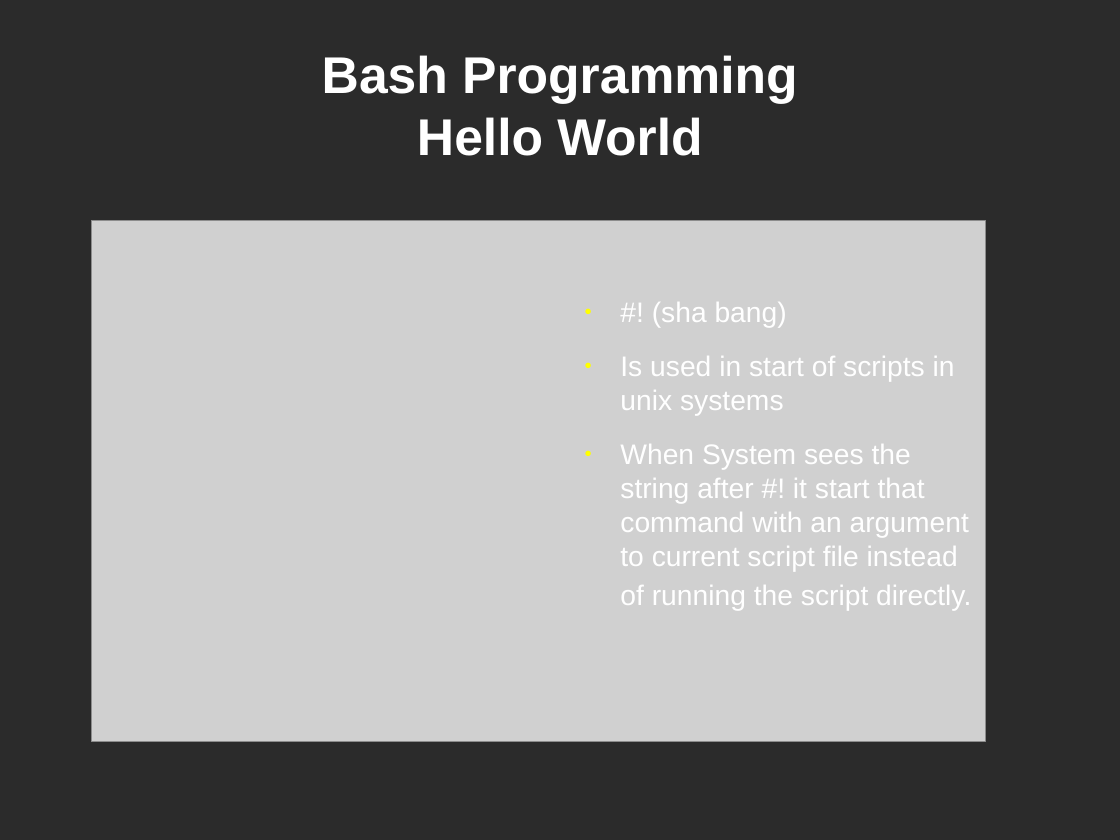
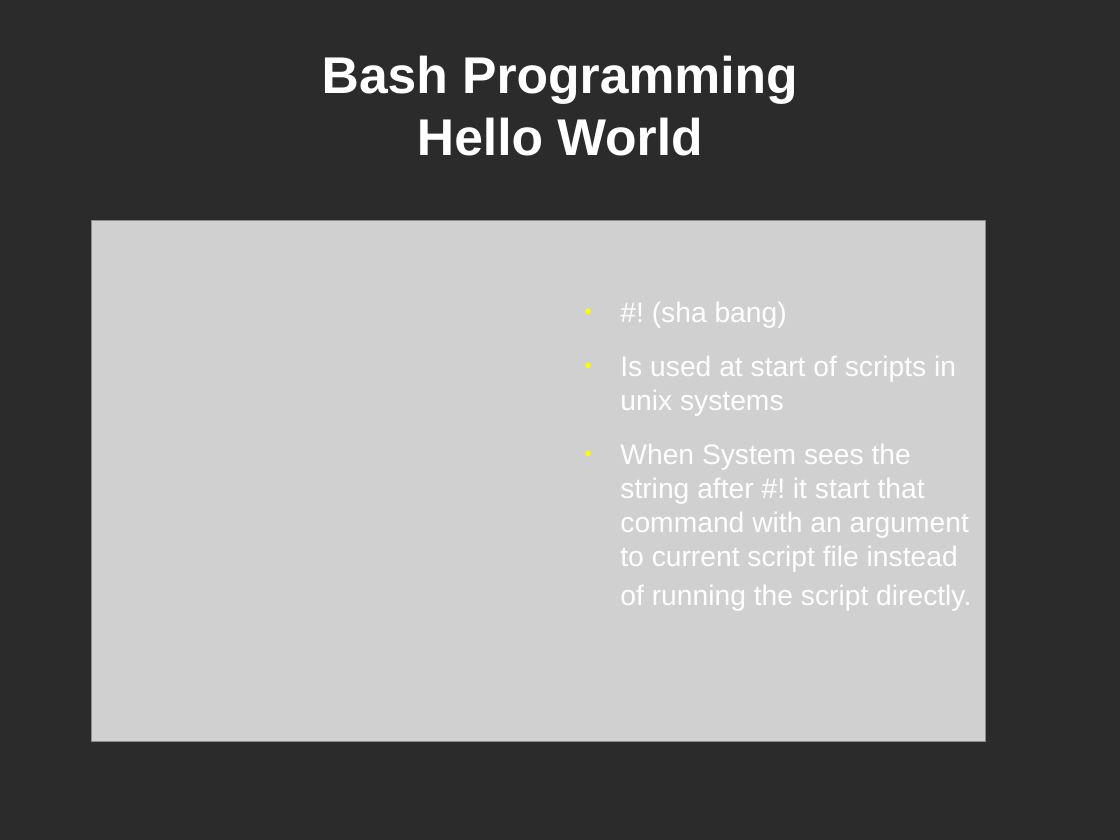
Before and after one commit to aminhjz-old/bashprogramming, a slide deck: slide 6 of bash_programming.odp. Drawn at 1120x840 pixels with LibreOffice and Linux fonts; fonts in the diff are those of the drawing; grey boxes stand for pictures; background and template pictures are left out; a plain dark background stands for a picture behind light text. Boxes give left, top, right and bottom in pixels: in the first picture for what was removed or moved away, otherwise in the second. Text is boxed around its words. In the diff, an @@ line names an element or a change of style, - is before the commit and + after.

Commit message:
changed slides

```diff
--- a/bash_programming.odp
+++ b/bash_programming.odp
@@ text at (x1=620, y1=356, x2=956, y2=415): text changed @@
-● Is used in start of scripts in unix systems
+● Is used at start of scripts in unix systems
```
Also in this commit, not shown: 1 other slide changed.
